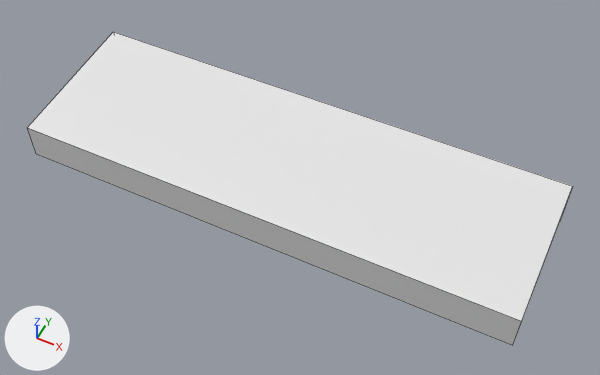
The FBX model ArtAssets/Environment/SM_Keyboard.fbx, before and after one commit.
The view is the same before and after, from a 50 mm lens placed at (0.342, -0.649, 0.818), pointed at (0.024, -0.014, 0.025). Arrows for +X, +Y and +Z are at lower left; the lights stay in place. The older version comes first. Mesh edges are drawn as thin lines. Where no turn or scale is listed for an object, it has been applied to the vertices.

In view in the first picture: 'SM_Keyboard'.
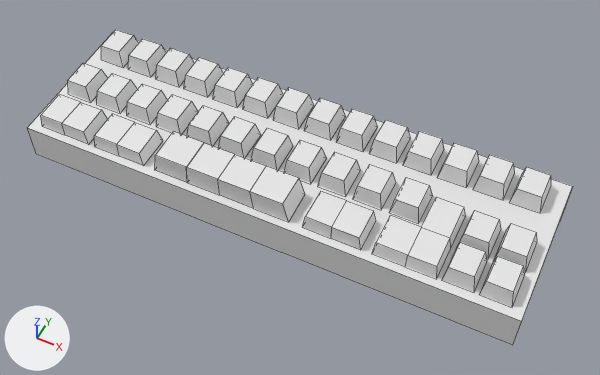
What differs and where, as boxes [x1, y1, x2, y2] in the pictures (600 x 375 px):
'SM_Keyboard', reshaped
    before: [27, 32, 573, 345]
    after: [27, 30, 573, 345]
part 1 of me_mesh, added
    after: [28, 30, 551, 345]

The edits, one by one:
me_mesh is used by ob_sm_keyboard; location (0.0, 0.0, 0.0).
me_mesh had 8 vertices, 6 faces and spanned x -0.336..0.336, y -0.101..0.101, z 0.0..0.068.
me_mesh now has 320 vertices, 206 faces and spans x -0.336..0.336, y -0.101..0.101, z 0.0..0.091.
me_mesh part 1: 312 vertices added at x -0.324..0.321, y -0.101..0.091, z 0.0..0.091.
